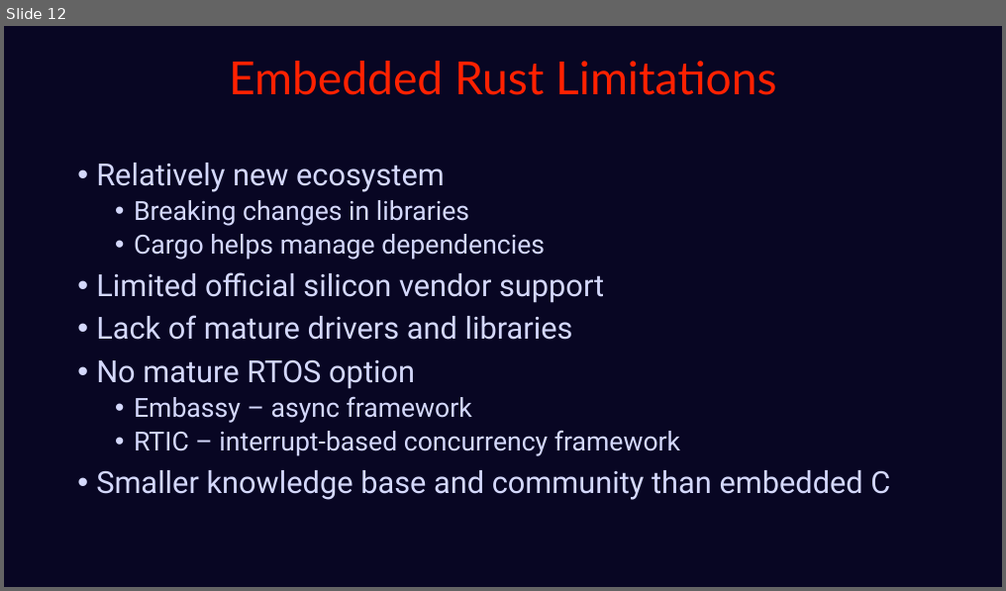
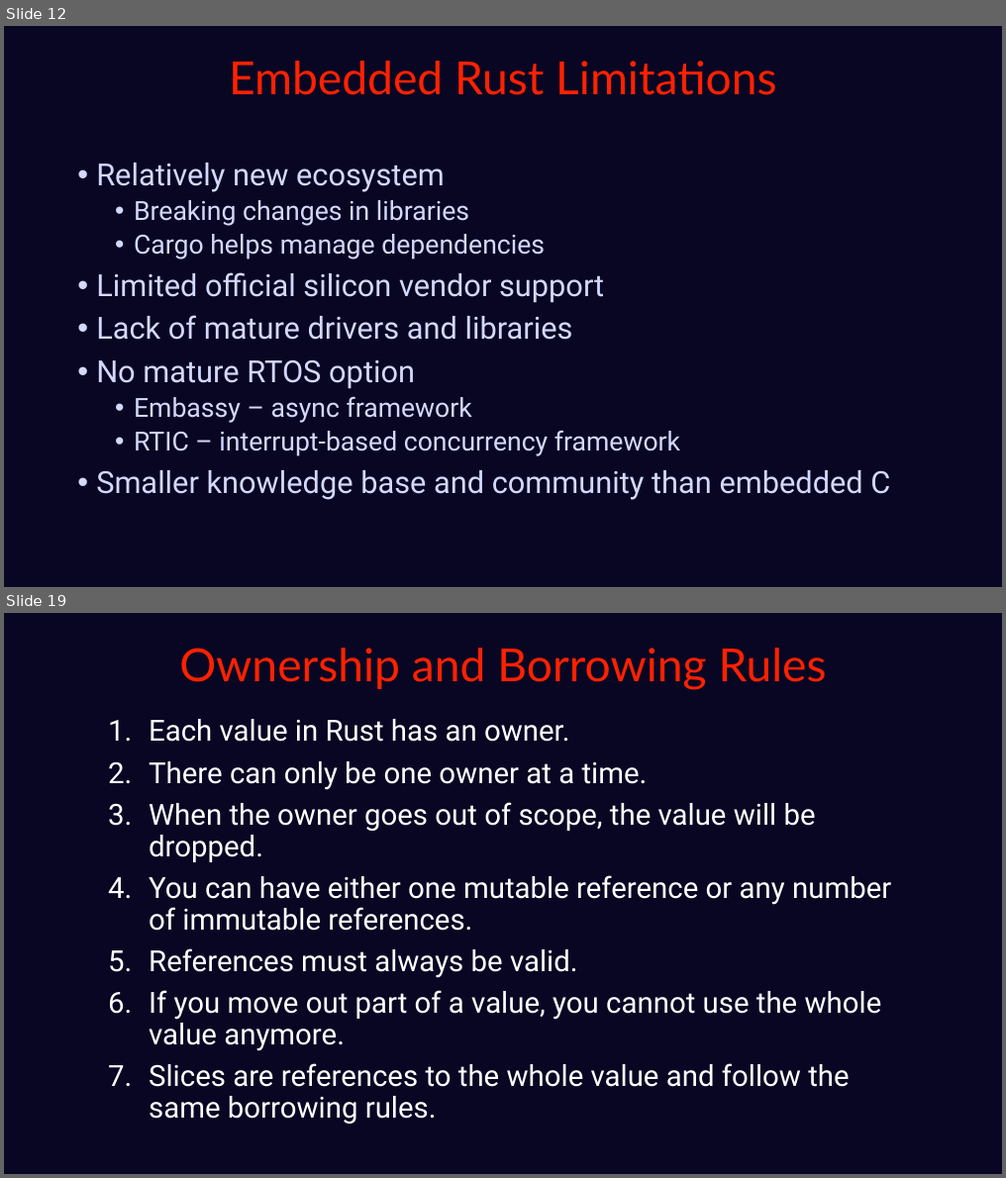
Before and after one commit to tnhabib/supercon-workshop-embedded-rust, a slide deck: slides/Slides.pptx. Shown one above the other, each under a label of ours: slide 12 before the commit, slides 12 and 19 after it; the slides between them are not shown. The pictures are 1006x591 and 1006x1178 pixels, drawn with LibreOffice and Linux fonts; fonts in the diff are those of the drawing. Boxes give left, top, right and bottom in pixels: in the first picture for what was removed or moved away, otherwise in the second. Text is boxed around its words. In the diff, an @@ line names an element or a change of style, - is before the commit and + after.

```diff
--- a/slides/Slides.pptx
+++ b/slides/Slides.pptx
@@ slide 19 added at (4, 613, 1002, 1174), background #080623 @@
@@ text added at (179, 648, 827, 690), 66 pt, text #FF2100 @@
+Ownership and Borrowing Rules
@@ text added at (149, 719, 891, 1124), 42 pt, text #FFFFFF @@
+1. Each value in Rust has an owner.
+2. There can only be one owner at a time.
+3. When the owner goes out of scope, the value will be dropped.
+4. You can have either one mutable reference or any number of immutable references.
+5. References must always be valid.
+6. If you move out part of a value, you cannot use the whole value anymore.
+7. Slices are references to the whole value and follow the same borrowing rules.
```
Also in this commit, not shown: 7 other slides added, 30 other files.
